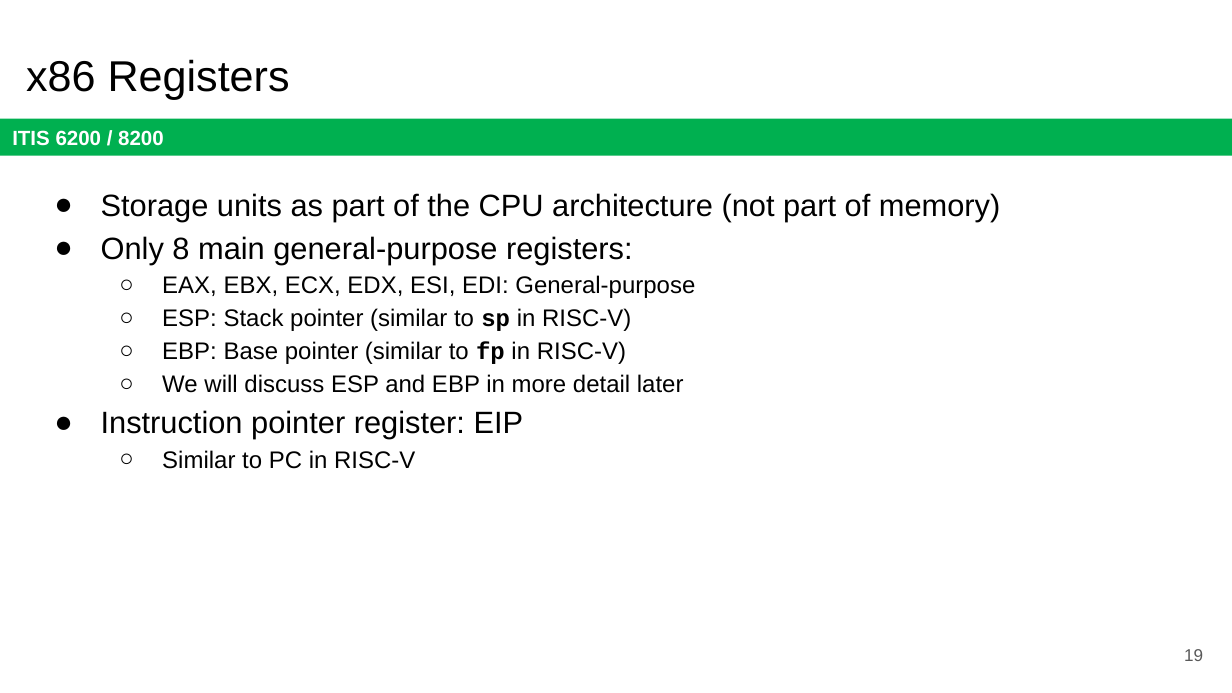
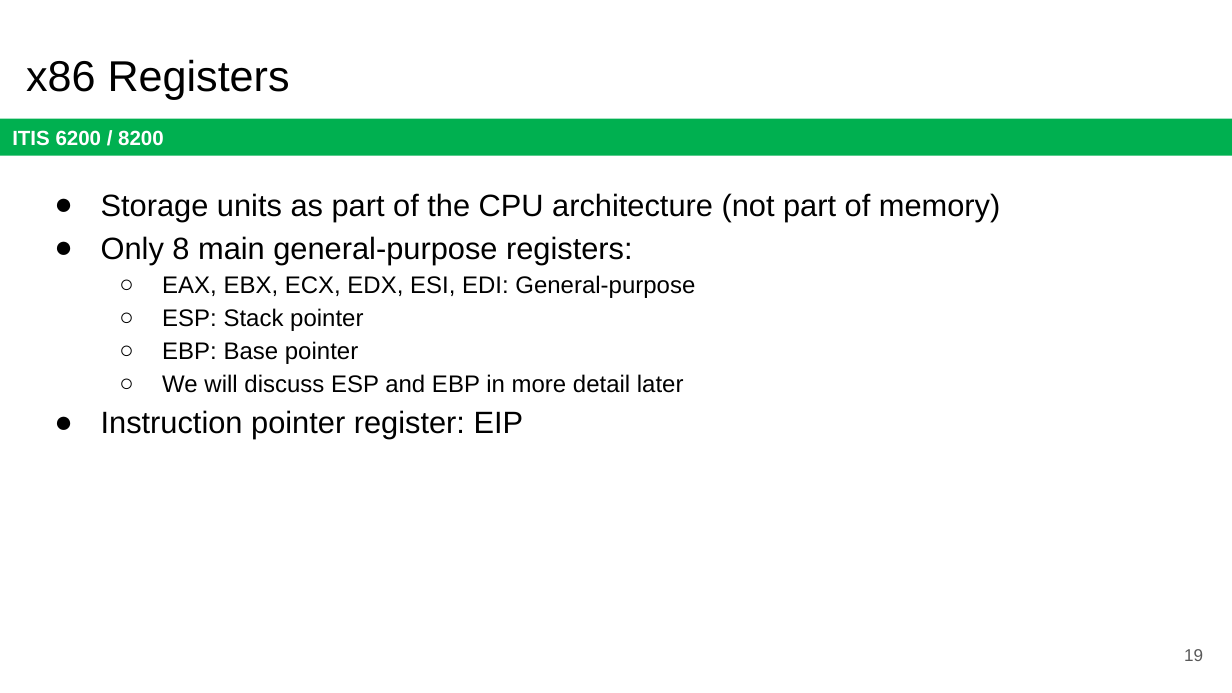
Before and after one commit to jx5c/github.io, a slide deck: slide 19 of teaching/ITIS6200/2023fa/lectures/lec19.x86 Assembly and Call Stack.pptx. Drawn at 1232x693 pixels with LibreOffice and Linux fonts; fonts in the diff are those of the drawing. Boxes give left, top, right and bottom in pixels: in the first picture for what was removed or moved away, otherwise in the second. Text is boxed around its words. In the diff, an @@ line names an element or a change of style, - is before the commit and + after.

```diff
--- a/teaching/ITIS6200/2023fa/lectures/lec19.x86 Assembly and Call Stack.pptx
+++ b/teaching/ITIS6200/2023fa/lectures/lec19.x86 Assembly and Call Stack.pptx
@@ text at (162, 308, 363, 364): text changed @@
-  ○ ESP: Stack pointer (similar to sp in RISC-V)
-  ○ EBP: Base pointer (similar to fp in RISC-V)
+  ○ ESP: Stack pointer
+  ○ EBP: Base pointer
@@ text at (162, 450, 415, 469): paragraph removed @@
-  ○ Similar to PC in RISC-V
```
Also in this commit, not shown: 2 other slides changed.
